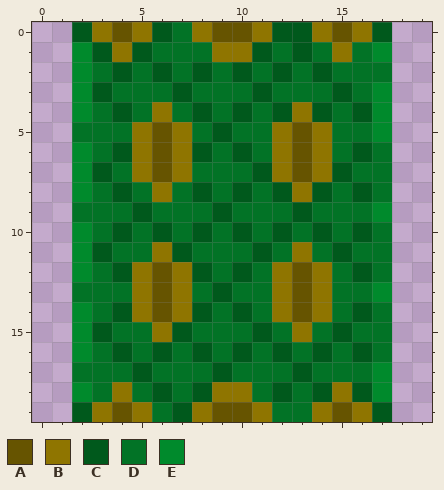
Pixel-art sprite: sprites/Snake_Segment.png. Above is the file before it was changed.
The file is 20x20 pixels.
Palette (. is transparent): A #665400  B #8f7500  C #00591c  D #027326  E #008a2c
Pixels before, first column x 2:
 0 CBABCDBAABCCBABC
 1 ECBCDDDBBCDCDBDE
 2 EDCDCDCDCDCDCDDD
 3 ECDDDCDDDCDDDCDE
 4 EDCDBDCDCDCBCDCE
 5 DDDBABDCDDBABDDE
 6 EDCBABCDCDBABDCD
 7 ECDBABDDDCBABCDD
 8 EDCDBDCDCDCBCDCD
 9 DDDCDDDCDDDCDDDE
10 EDCDCDCDCDCDCDCD
11 ECDDBCDDDCDBDCDD
12 EDCBABCDCDBABDCD
13 DDDBABDCDDBABDDE
14 EDCBABCDCDBABDCD
15 ECDDBCDDDCDBDCDD
16 EDCDCDCDCDCDCDCD
17 DDDCDDDCDDDCDDDE
18 EDBDCDCBBDCDCBCE
19 CBABDCBAABDDBABC
The result:
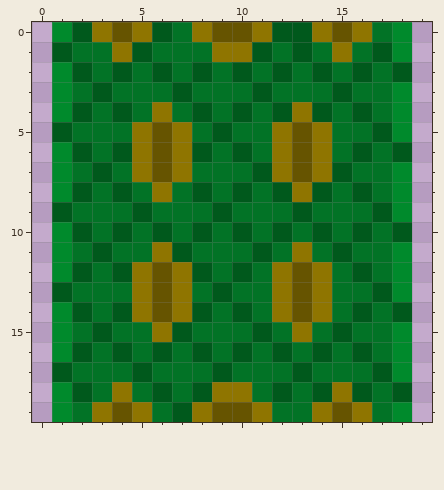
From old to new:
Changed rows in their new state; - is an unchanged pixel.
first column x 1:
 0 E---------------DE
 1 CDD-------------CE
 2 EC-------------C-C
 3 ED--------------DE
 4 EC--------------DE
 5 C---------------CE
 6 EC---------------C
 7 ED---------------E
 8 EC---------------E
 9 C---------------CE
10 EC---------------C
11 ED---------------E
12 EC---------------E
13 C---------------CE
14 EC---------------C
15 ED---------------E
16 EC---------------E
17 C---------------CE
18 EC--------------DC
19 ED--------------DE
Pixel boxes of the changes (left, top, right, bottom) in both pictures:
changed: (52, 22, 112, 422)
changed: (352, 22, 412, 422)
